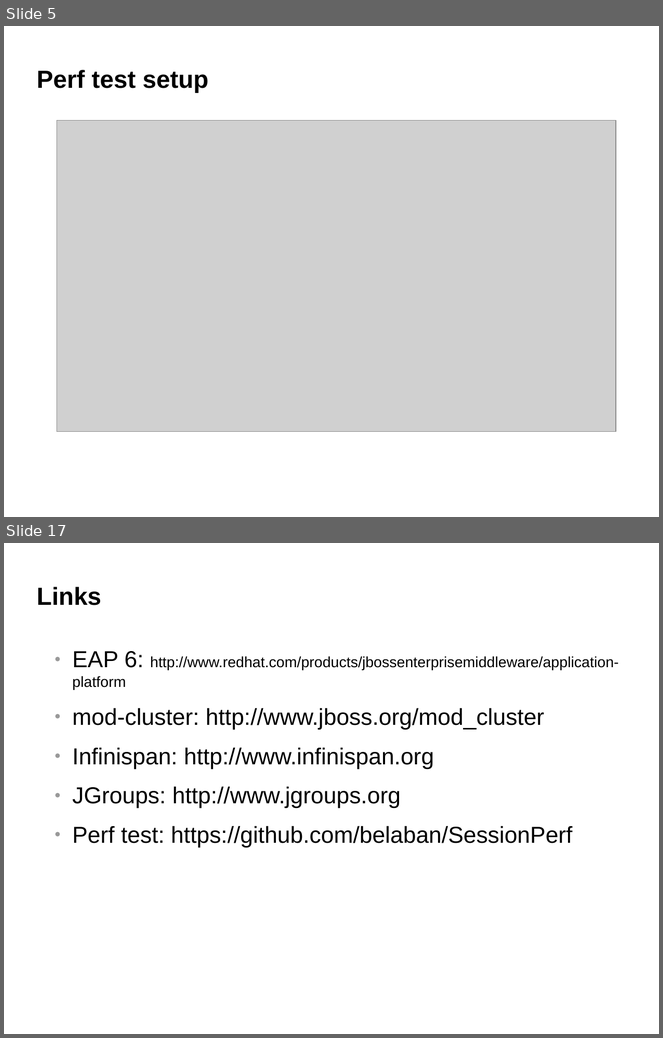
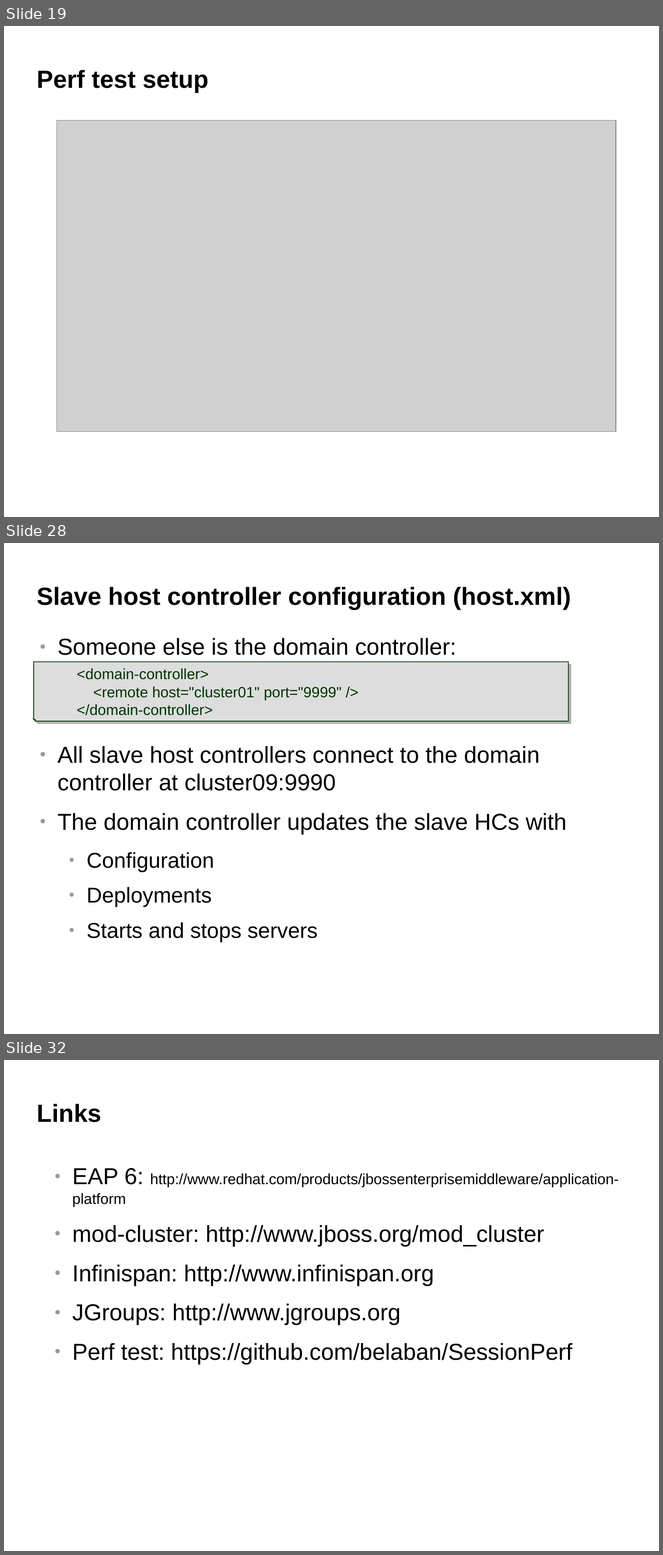
Before and after one commit to belaban/SessionPerf, a slide deck: docs/jbw2012.odp. Shown one above the other, each under a label of ours: slides 5 and 17 before the commit, slides 19, 28 and 32 after it; the slides between them are not shown. The pictures are 663x1038 and 663x1555 pixels, drawn with LibreOffice and Linux fonts; fonts in the diff are those of the drawing; grey boxes stand for pictures; background and template pictures are left out. Boxes give left, top, right and bottom in pixels: in the first picture for what was removed or moved away, otherwise in the second. Text is boxed around its words. In the diff, an @@ line names an element or a change of style, - is before the commit and + after.

```diff
--- a/docs/jbw2012.odp
+++ b/docs/jbw2012.odp
@@ slide 28 added at (x1=4, y1=543, x2=659, y2=1034), background #FFFFFF @@
@@ title added at (x1=37, y1=587, x2=571, y2=610), 30 pt, text #000000, bold @@
+Slave host controller configuration (host.xml)
@@ text added at (x1=58, y1=638, x2=456, y2=655), 28 pt, text #000000 @@
+● Someone else is the domain controller:
@@ folded corner added at (x1=34, y1=662, x2=569, y2=721), fill #DDDDDD, outline #003300 0.99 pt, 18 pt, text #003300 @@
+<domain-controller>
+<remote host="cluster01" port="9999" />
+</domain-controller>
@@ text added at (x1=58, y1=746, x2=567, y2=942), 28 pt, text #000000 @@
+● All slave host controllers connect to the domain controller at cluster09:9990
+● The domain controller updates the slave HCs with
+  ● Configuration
+  ● Deployments
+  ● Starts and stops servers
@@ what was slide 5 is now slide 19 @@
@@ what was slide 17 is now slide 32 @@
```
Also in this commit, not shown: 15 other slides added, 1 slide removed.
